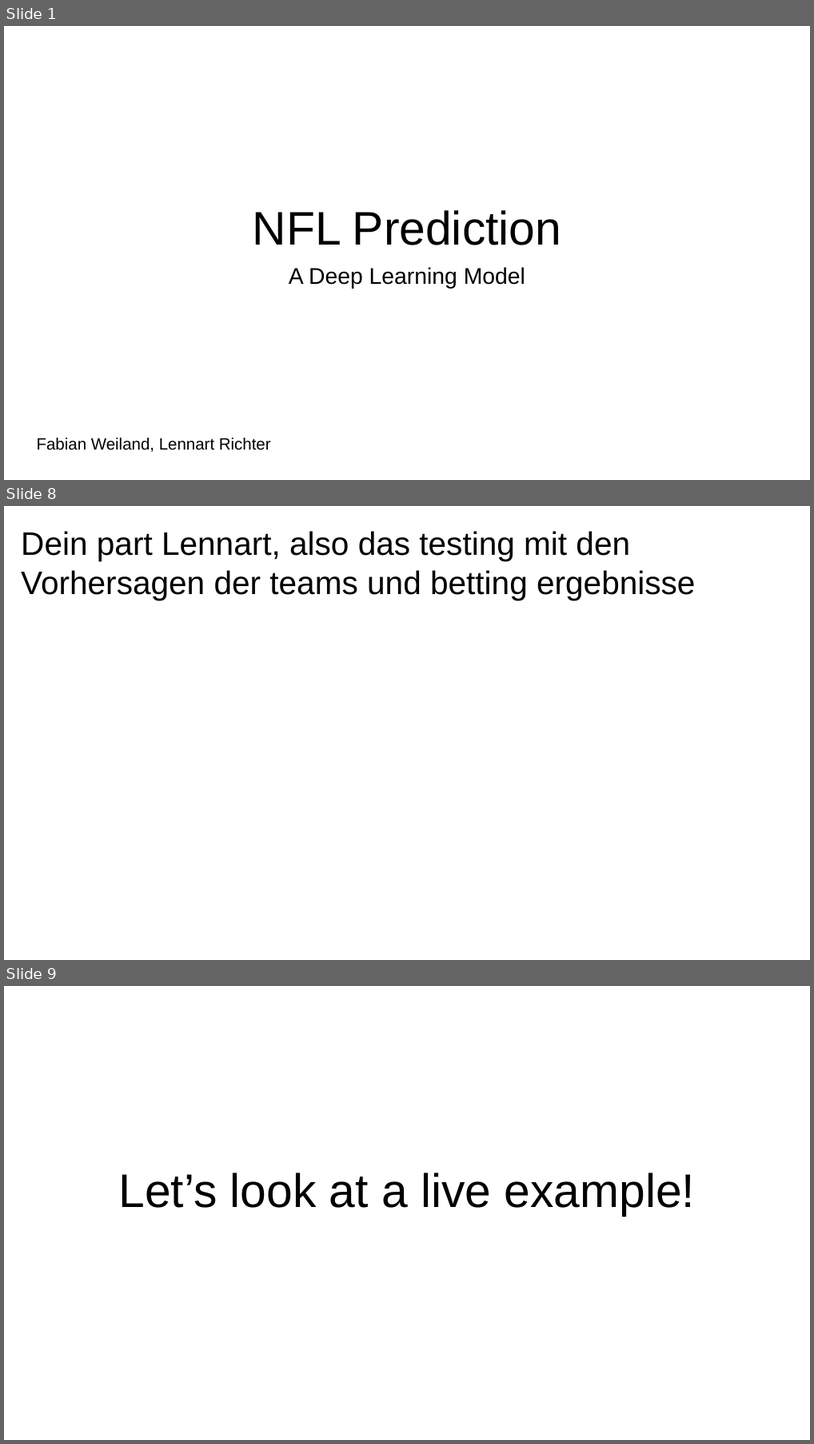
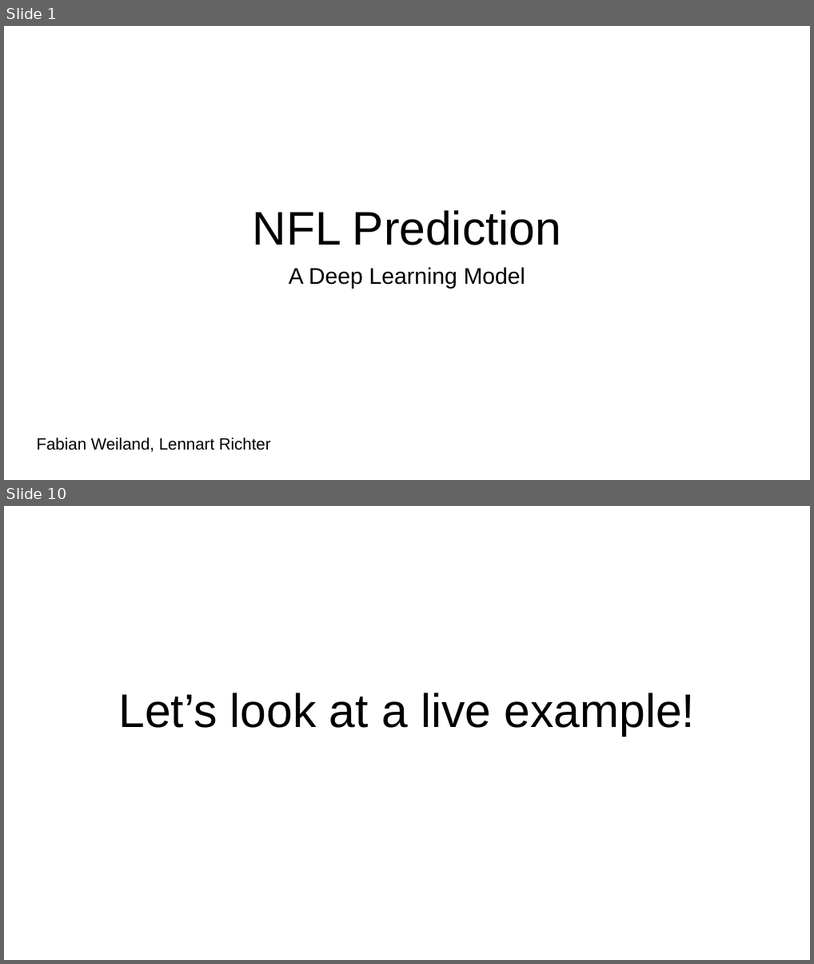
Before and after one commit to faweil/NFL_Prediction, a slide deck: AI_Project_Presentation.pptx. Shown one above the other, each under a label of ours: slides 1, 8 and 9 before the commit, slides 1 and 10 after it; the slides between them are not shown. The pictures are 814x1444 and 814x964 pixels, drawn with LibreOffice and Linux fonts; fonts in the diff are those of the drawing. Boxes give left, top, right and bottom in pixels: in the first picture for what was removed or moved away, otherwise in the second. Text is boxed around its words. In the diff, an @@ line names an element or a change of style, - is before the commit and + after.

```diff
--- a/AI_Project_Presentation.pptx
+++ b/AI_Project_Presentation.pptx
@@ slide 8 removed at box(4, 506, 810, 960), background #FFFFFF @@
@@ title removed at box(21, 531, 695, 600) @@
-Dein part Lennart, also das testing mit den Vorhersagen der teams und betting ergebnisse
@@ what was slide 9 is now slide 10 @@
```
Also in this commit, not shown: 4 slides changed, 2 slides added, 3 other files.
